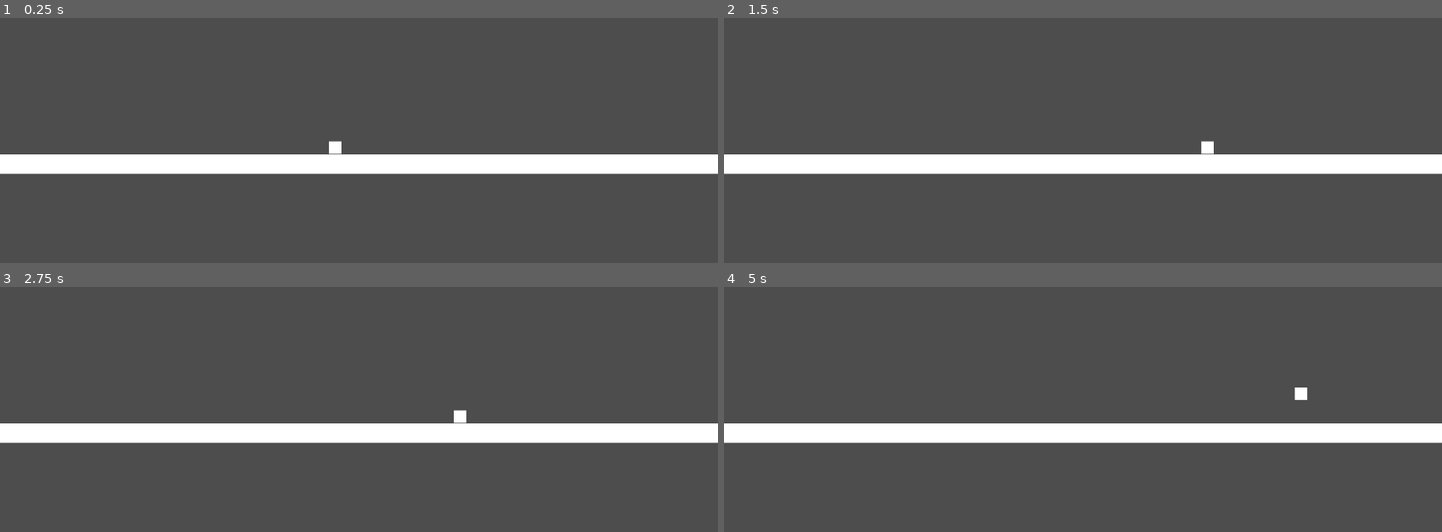
Above: before the commit, frames 1-4 (two rows, left to right).
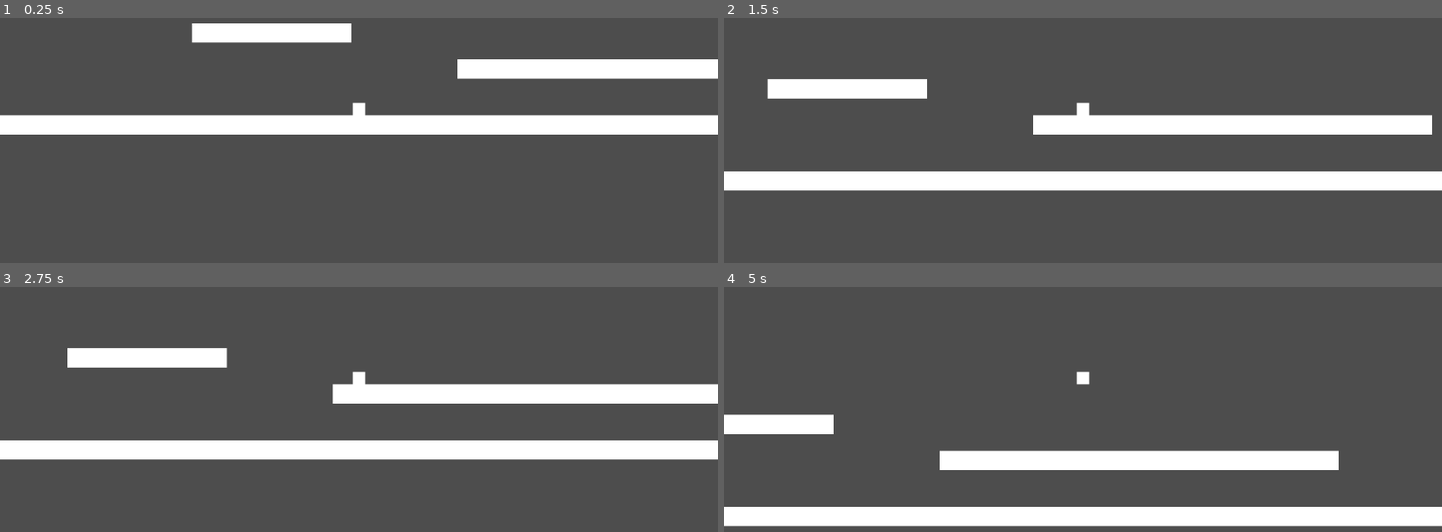
Above: after the commit, the same moments.

Repository: vesper-arch/pirate-jam
Game: Godot game, scene res://scenes/base.tscn
Two runs of this game, one before a commit and one after it. Both use one fixed random seed, a clock stepped at 60 frames per second and the inputs below.
Inputs:
- Up to frame 1 (0.25 s): no input
- Up to frame 2 (1.5 s): tap Enter at 0.5 s; hold D (right) from 0.53 s (still down); tap Space (jump) at 0.77 s
- Up to frame 3 (2.75 s): tap Space (jump) at 1.52 s; release D (right) at 2.03 s; hold A (left) from 2.03 s (still down)
- Up to frame 4 (5 s): release A (left) at 2.78 s; hold D (right) 2.78-4.28 s; tap Space (jump) at 3.02, 3.77, 4.52 s; hold A (left) from 4.28 s (still down)

The runs differ from the first frame. In frame 1, 21% of the frame differs, in the area x 0-100%, y 2-64%; in frame 2, 21%; in frame 3, 21%; in frame 4, 21%.

Commit message:
Created the player instance
Separated the player into it's own scene to be able to instance them. Made 2D camera and made it follow the player.

Diff:
--- a/project.godot
+++ b/project.godot
@@ -40,6 +40,7 @@
 jump={
 "deadzone": 0.2,
 "events": [Object(InputEventKey,"resource_local_to_scene":false,"resource_name":"","device":-1,"window_id":0,"alt_press …(191 unchanged characters)…
+, Object(InputEventKey,"resource_local_to_scene":false,"resource_name":"","device":-1,"window_id":0,"alt_pressed":false,"shift_pressed":false,"ctrl_pressed":false,"meta_pressed":false,"pressed":false,"keycode":0,"physical_keycode":87,"key_label":0,"unicode":119,"location":0,"echo":false,"script":null)
 ]
 }
 
--- a/scenes/base.tscn
+++ b/scenes/base.tscn
@@ -1,36 +1,23 @@
-[gd_scene load_steps=6 format=3 uid="uid://c6h2hfsegx6d4"]
+[gd_scene load_steps=3 format=3 uid="uid://c6h2hfsegx6d4"]
 
-[ext_resource type="Script" uid="uid://pq7eux4nukhc" path="res://scripts/player_controller.gd" id="1_pvqg0"]
-
-[sub_resource type="RectangleShape2D" id="RectangleShape2D_3vi8l"]
-
-[sub_resource type="QuadMesh" id="QuadMesh_8rhti"]
-size = Vector2(20, 20)
-
-[sub_resource type="RectangleShape2D" id="RectangleShape2D_ohhpf"]
-
-[sub_resource type="QuadMesh" id="QuadMesh_21bcp"]
+[ext_resource type="PackedScene" uid="uid://c6pxxlm40yuk1" path="res://scenes/player.tscn" id="1_pvqg0"]
+[ext_resource type="PackedScene" uid="uid://duvqw7gb4h5ai" path="res://scenes/platform.tscn" id="2_baglu"]
 
 [node name="Node2D" type="Node2D"]
-position = Vector2(538, 358)
 
-[node name="CharacterBody2D" type="CharacterBody2D" parent="."]
-script = ExtResource("1_pvqg0")
+[node name="Player" parent="." instance=ExtResource("1_pvqg0")]
+position = Vector2(0, 19)
 
-[node name="CollisionShape2D" type="CollisionShape2D" parent="CharacterBody2D"]
-shape = SubResource("RectangleShape2D_3vi8l")
+[node name="Camera2D" type="Camera2D" parent="Player"]
 
-[node name="MeshInstance2D" type="MeshInstance2D" parent="CharacterBody2D"]
-mesh = SubResource("QuadMesh_8rhti")
+[node name="Platform" parent="." instance=ExtResource("2_baglu")]
+position = Vector2(57, 64)
+scale = Vector2(2.23272, 1)
 
-[node name="StaticBody2D" type="StaticBody2D" parent="."]
-position = Vector2(0, 53.89)
+[node name="Platform2" parent="." instance=ExtResource("2_baglu")]
+position = Vector2(478, -26)
+scale = Vector2(0.400001, 1)
 
-[node name="CollisionShape2D" type="CollisionShape2D" parent="StaticBody2D"]
-scale = Vector2(79.265, 1.555)
-shape = SubResource("RectangleShape2D_ohhpf")
-
-[node name="MeshInstance2D" type="MeshInstance2D" parent="StaticBody2D"]
-position = Vector2(-6.00001, 0.24)
-scale = Vector2(1600, 31.235)
-mesh = SubResource("QuadMesh_21bcp")
+[node name="Platform3" parent="." instance=ExtResource("2_baglu")]
+position = Vector2(-140, -84)
+scale = Vector2(0.160001, 1)
--- /dev/null
+++ b/scenes/platform.tscn
@@ -0,0 +1,17 @@
+[gd_scene load_steps=3 format=3 uid="uid://duvqw7gb4h5ai"]
+
+[sub_resource type="QuadMesh" id="QuadMesh_v4t87"]
+
+[sub_resource type="RectangleShape2D" id="RectangleShape2D_ba0x2"]
+
+[node name="Platform" type="Node2D"]
+
+[node name="StaticBody2D" type="StaticBody2D" parent="."]
+
+[node name="MeshInstance2D" type="MeshInstance2D" parent="StaticBody2D"]
+scale = Vector2(1600, 31.235)
+mesh = SubResource("QuadMesh_v4t87")
+
+[node name="CollisionShape2D" type="CollisionShape2D" parent="StaticBody2D"]
+scale = Vector2(79.265, 1.555)
+shape = SubResource("RectangleShape2D_ba0x2")
--- /dev/null
+++ b/scenes/player.tscn
@@ -0,0 +1,17 @@
+[gd_scene load_steps=4 format=3 uid="uid://c6pxxlm40yuk1"]
+
+[ext_resource type="Script" uid="uid://pq7eux4nukhc" path="res://scripts/player_controller.gd" id="1_3vyb7"]
+
+[sub_resource type="RectangleShape2D" id="RectangleShape2D_g2els"]
+
+[sub_resource type="QuadMesh" id="QuadMesh_qhqgy"]
+size = Vector2(20, 20)
+
+[node name="Player" type="CharacterBody2D"]
+script = ExtResource("1_3vyb7")
+
+[node name="CollisionShape2D" type="CollisionShape2D" parent="."]
+shape = SubResource("RectangleShape2D_g2els")
+
+[node name="MeshInstance2D" type="MeshInstance2D" parent="."]
+mesh = SubResource("QuadMesh_qhqgy")
--- a/scripts/player_controller.gd
+++ b/scripts/player_controller.gd
@@ -1,7 +1,7 @@
 extends CharacterBody2D
 
 @export var SPEED = 250.0
-@export var JUMP_VELOCITY = -300.0
+@export var JUMP_VELOCITY = -450.0
 
 func _physics_process(delta: float) -> void:
 	if not is_on_floor():
